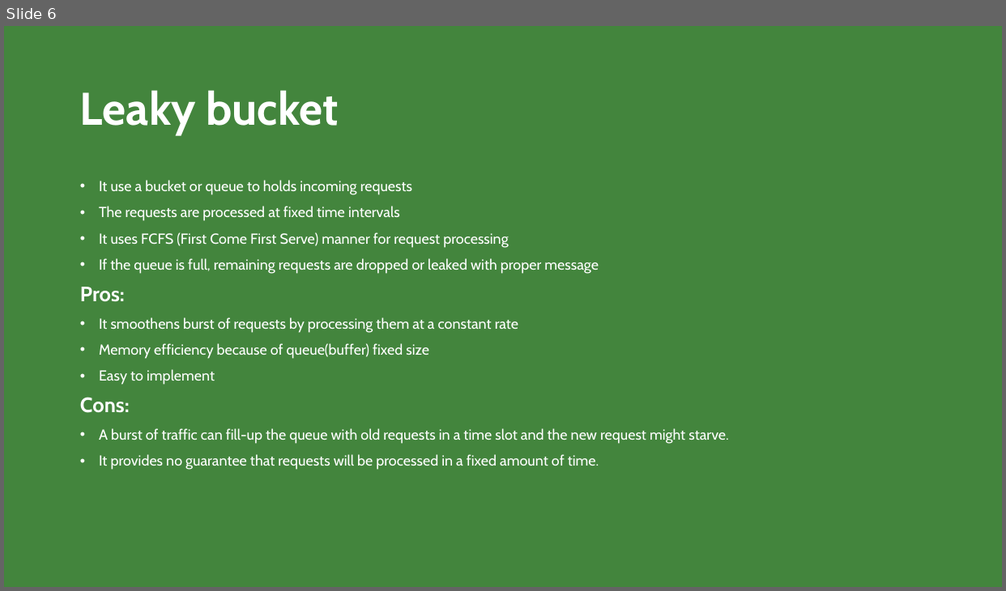
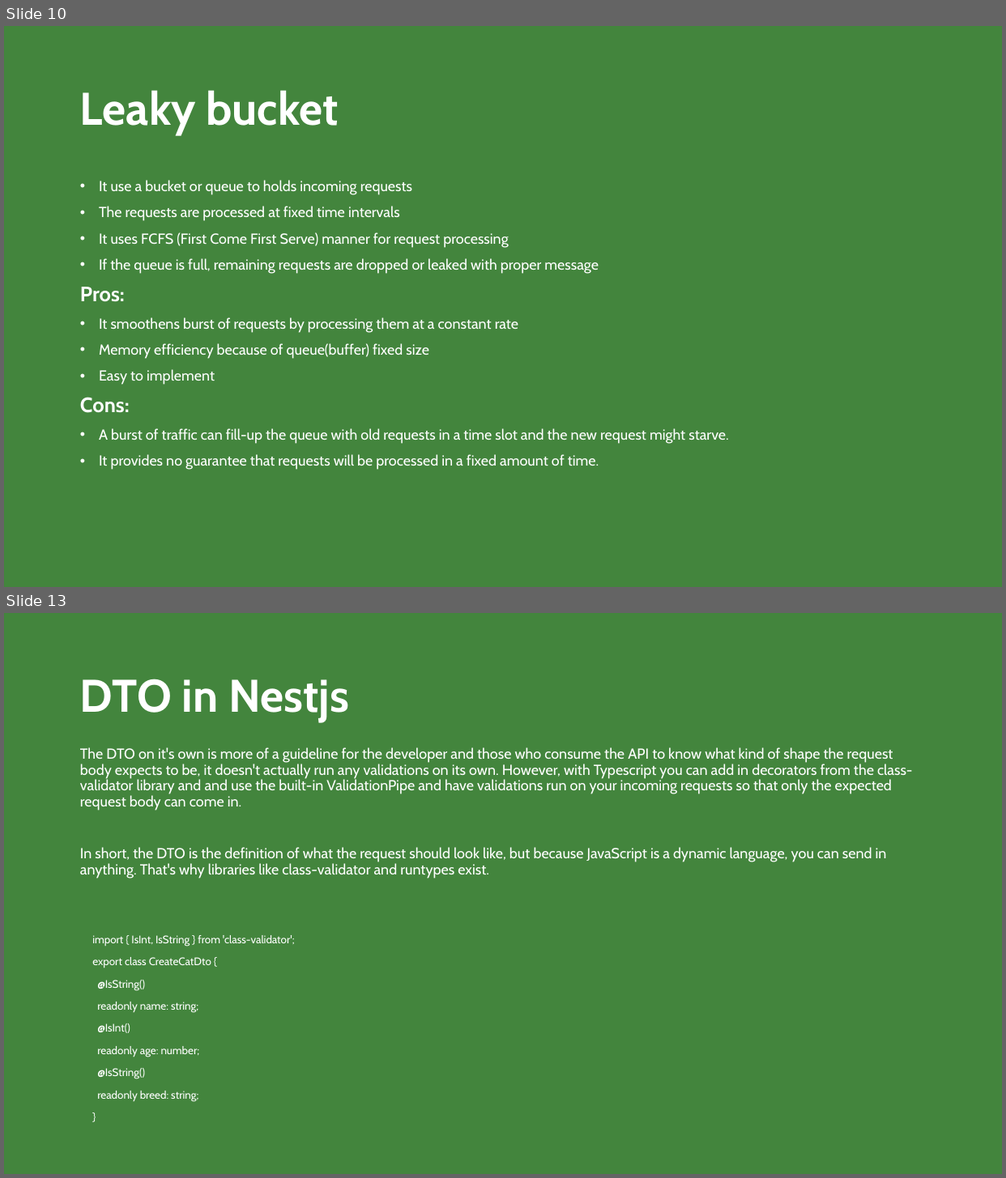
Before and after one commit to hamedhafezi/ppt, a slide deck: BK.pptx. Shown one above the other, each under a label of ours: slide 6 before the commit, slides 10 and 13 after it; the slides between them are not shown. The pictures are 1006x591 and 1006x1178 pixels, drawn with LibreOffice and Linux fonts; fonts in the diff are those of the drawing. Boxes give left, top, right and bottom in pixels: in the first picture for what was removed or moved away, otherwise in the second. Text is boxed around its words. In the diff, an @@ line names an element or a change of style, - is before the commit and + after.

```diff
--- a/BK.pptx
+++ b/BK.pptx
@@ slide 13 added at (x1=4, y1=613, x2=1002, y2=1174), background #43853D @@
@@ title added at (x1=80, y1=679, x2=349, y2=722), 44 pt, text #FFFFFF, bold @@
+DTO in Nestjs
@@ text added at (x1=80, y1=747, x2=913, y2=879), 14 pt, text #FFFFFF @@
+The DTO on it's own is more of a guideline for the developer and those who consume the API to know what kind of shape the request body expects to be, it doesn't actually run any validations on its own. However, with Typescript you can add in decorators from the class-validator library and and use the built-in ValidationPipe and have validations run on your incoming requests so that only the expected request body can come in.
+In short, the DTO is the definition of what the request should look like, but because JavaScript is a dynamic language, you can send in anything. That's why libraries like class-validator and runtypes exist.
@@ text added at (x1=92, y1=935, x2=295, y2=1101), 10.5 pt, text #FFFFFF @@
+import { IsInt, IsString } from 'class-validator';
+export class CreateCatDto {
+@IsString()
+readonly name: string;
+@IsInt()
+readonly age: number;
+@IsString()
+readonly breed: string;
+}
@@ what was slide 6 is now slide 10 @@
```
Also in this commit, not shown: 5 slides changed, 5 other slides added.
